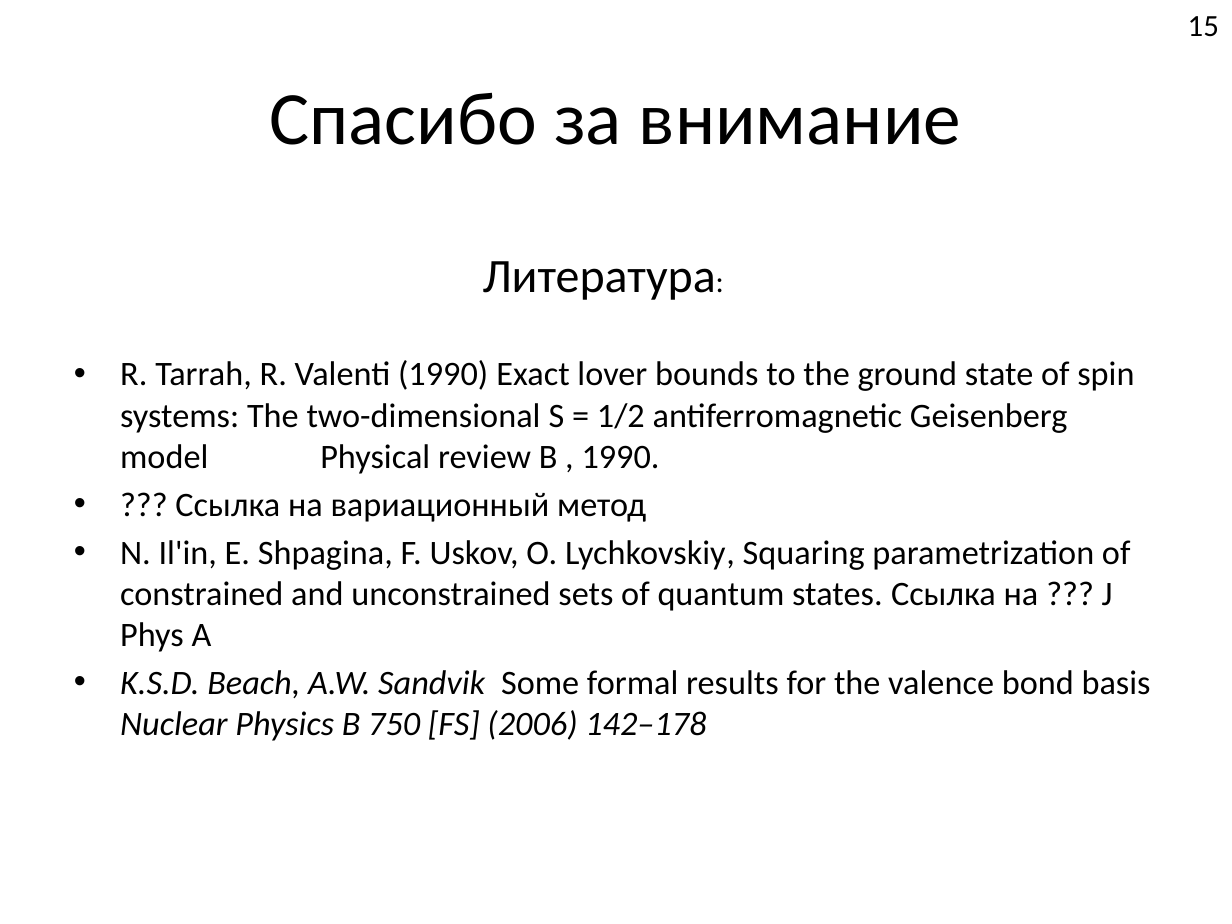
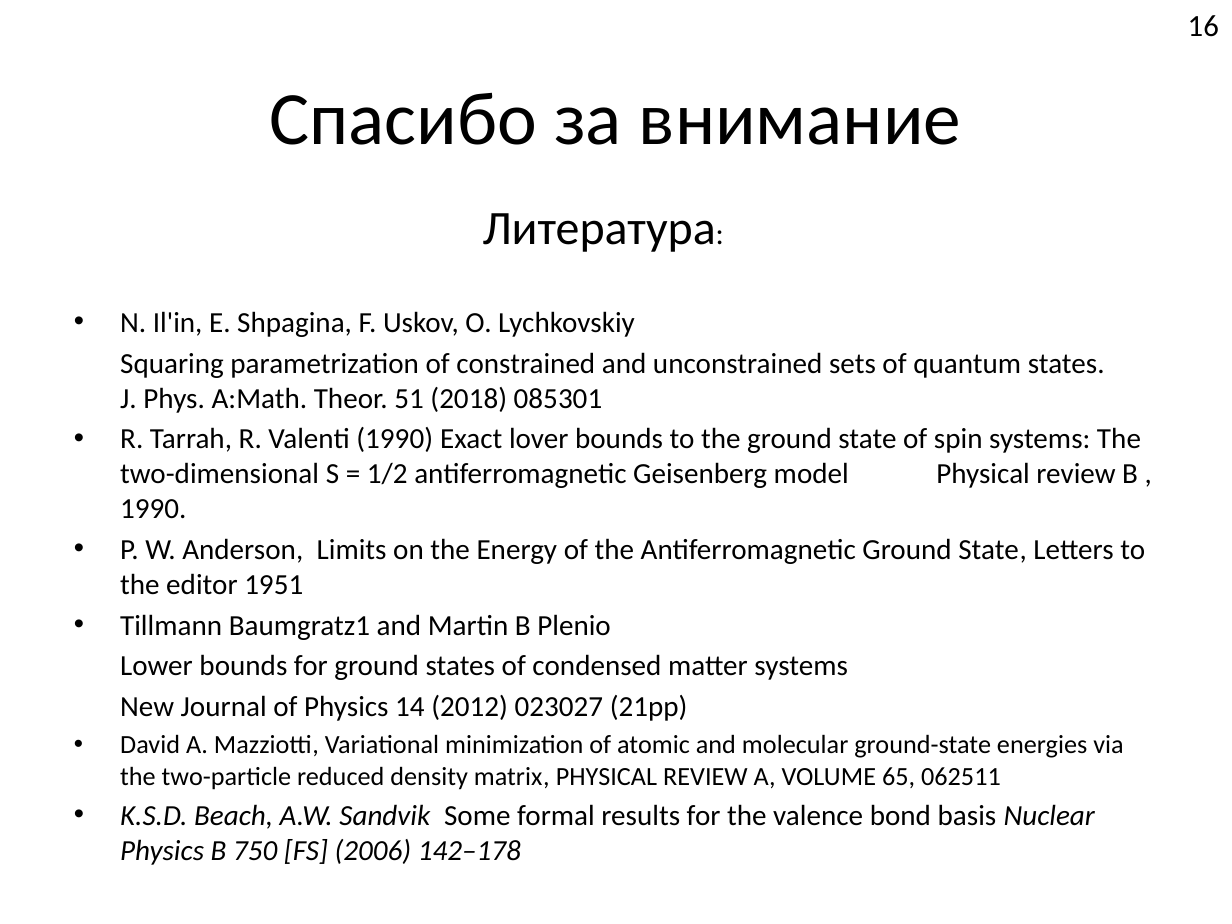
Before and after one commit to FeelUsM/zadrotstvo1, a slide deck: slide 16 of LaTeX-поделки/Системы спинов 1.pptx. Drawn at 1232x924 pixels with LibreOffice and Linux fonts; fonts in the diff are those of the drawing. Boxes give left, top, right and bottom in pixels: in the first picture for what was removed or moved away, otherwise in the second. Text is boxed around its words. In the diff, an @@ line names an element or a change of style, - is before the commit and + after.

```diff
--- a/LaTeX-поделки/Системы спинов 1.pptx
+++ b/LaTeX-поделки/Системы спинов 1.pptx
@@ text at (1188, 15, 1219, 37): text changed @@
-15
+16
@@ text "Литература:": place and size @@
-text "Литература:" at (483, 261, 716, 300)
+text "Литература:" at (483, 213, 716, 252)
@@ text "N. Il'in, E. Shpagina, F. ...": place and size @@
-text "N. Il'in, E. Shpagina, F. ..." at (120, 360, 1151, 741)
+text "N. Il'in, E. Shpagina, F. ..." at (120, 311, 1145, 865)
@@ text at (120, 311, 1105, 413): paragraphs added @@
+• N. Il'in, E. Shpagina, F. Uskov, O. Lychkovskiy
+Squaring parametrization of constrained and unconstrained sets of quantum states. J. Phys. A:Math. Theor. 51 (2018) 085301
@@ text at (120, 427, 1141, 865): size 20 to 17 pt in "R. Tarrah, R. Valenti (1990) Exact lover ...", "K.S.D. Beach, A.W. Sandvik Some formal results ..." @@
@@ text at (120, 538, 1145, 790): text changed; size 20 to 17 pt @@
-• ??? Ссылка на вариационный метод
-• N. Il'in, E. Shpagina, F. Uskov, O. Lychkovskiy, Squaring parametrization of constrained and unconstrained sets of quantum states. Ссылка на ??? J Phys A
+• P. W. Anderson, Limits on the Energy of the Antiferromagnetic Ground State, Letters to the editor 1951
+• Tillmann Baumgratz1 and Martin B Plenio
+Lower bounds for ground states of condensed matter systems
+New Journal of Physics 14 (2012) 023027 (21pp)
+• David A. Mazziotti, Variational minimization of atomic and molecular ground-state energies via the two-particle reduced density matrix, PHYSICAL REVIEW A, VOLUME 65, 062511
```
Also in this commit, not shown: 9 other slides changed, 1 slide added, 1 slide removed.
